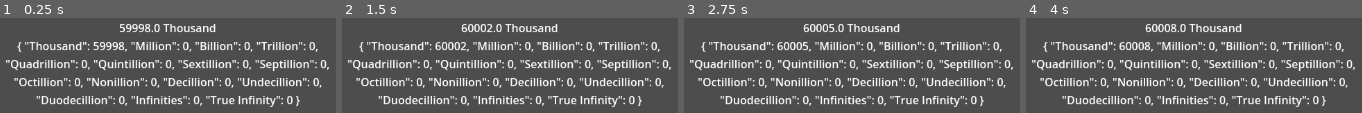
Above: before the commit, frames 1-4 (left to right).
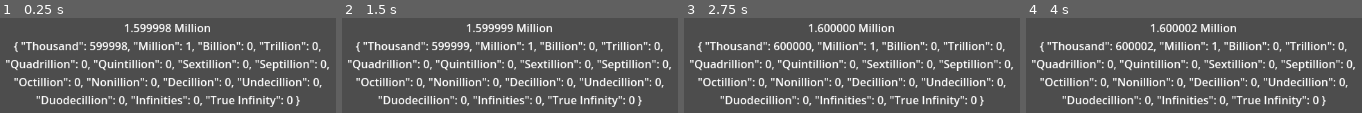
Above: after the commit, the same moments.

Repository: JComeaux444/idlenumbertest
Game: Godot game, scene res://Main.tscn
The game is run twice, just before and just after one commit, with the same random seed, the same clock (stepped at 60 frames per second) and the same inputs. The project has no main scene, so this scene is started directly.
Inputs:
- Up to frame 1 (0.25 s): no input
- Up to frame 2 (1.5 s): tap Enter at 0.5 s; tap Space at 1.25 s
- Up to frame 3 (2.75 s): tap Enter at 2 s
- Up to frame 4 (4 s): tap Space at 2.75 s; tap Enter at 3.5 s

The runs differ from the first frame. In frame 1, 6.1% of the frame differs, in the area x 4-96%, y 6-36%; in frame 2, 6.1%; in frame 3, 6.2%; in frame 4, 6.2%.

Commit message:
Fixed canBuy checker. Added spendGold function

Diff:
--- a/Main.tscn
+++ b/Main.tscn
@@ -7,7 +7,6 @@
 
 [node name="Timer" type="Timer" parent="."]
 process_callback = 0
-wait_time = 0.364
 autostart = true
 
 [node name="TestLabel" type="Label" parent="."]
--- a/goldMethods.gd
+++ b/goldMethods.gd
@@ -5,8 +5,8 @@
 # Thousands handles 0-999999 so players can spend ex: 234, gold on random items
 var gold = {
 
-	"Thousand" : 59998,
-	"Million" : 0,
+	"Thousand" : 599998,
+	"Million" : 1,
 	"Billion" : 0,
 	"Trillion" : 0,
 	"Quadrillion" : 0,
@@ -71,7 +71,10 @@
 			largestNumAt = num
 
 
-	gold_text_formatted = str(gold.values()[largestNumAt],".",
+	if largestNumAt == 0:
+		gold_text_formatted = str(gold.values()[largestNumAt])
+	else:
+		gold_text_formatted = str(gold.values()[largestNumAt],".",
 						gold.values()[largestNumAt-1]," ",keyNow)
 
 	#^^^^^^^^^^^^^
@@ -135,41 +138,90 @@
 
 	_update_goldText()
 
-# Not working as intended, need to find a way to prevent overlap
+# Only call in UI / onclick of buying an object to confirm if user can afford
+#
 func canBuy(cost : Dictionary = {}):
 
 	if !cost.is_empty():
 		if cost.size() == 1:
+			# current order of magnitude we are at
 			var oom = cost.keys()[0]
+			# if gold at oom is >= cost we can buy the thing
 			if gold[oom] >= cost[oom]:
 				return true;
 			else:
-				var passedprevOOM = false
+				#otherwise we check if there is a bigger oom to grab from
+				var passedprevOOM = false;
 				for name in gold_name:
+					#make sure we only grab from a bigger oom
 					if passedprevOOM:
+						# gold found at the bigger oom
 						if gold[name] > 0:
-							return true
+							# in here we should deincriment the gold (will cause temp overflow)
+							# and run this again if we have a larger oom to check too.
+							#
+							deIncGold();
+							return true;
 					if name == oom:
 						passedprevOOM = true;
 				return false;
 
 
 		else:
-			print( "Can buy 0 ",canBuy( {cost.keys()[0] : cost.values()[0]}) )
+			var smaller = false;
+			var bigger = true;
+
+			# should check the smaller oom first
+			print(gold_name.find(cost.keys()[0])," ",gold_name.find(cost.keys()[1]))
+			if gold_name.find(cost.keys()[0]) < gold_name.find(cost.keys()[1]):
+				smaller = canBuy( {cost.keys()[0] : cost.values()[0]} )
+				bigger = canBuy( {cost.keys()[1] : cost.values()[1]} )
+			else:
+				smaller = canBuy( {cost.keys()[1] : cost.values()[1]} )
+				bigger = canBuy( {cost.keys()[0] : cost.values()[0]} )
+
+			#Here is where we should call overflow to fix the dictionary, since
+			# we may call this function many times when a UI is opened
+			goldOverCheck()
+			print( "Can buy smaller? ",smaller )
 			print({cost.keys()[0] : cost.values()[0]})
-			print( "Can buy 1 ",canBuy( {cost.keys()[1] : cost.values()[1]}) )
+			print( "Can buy bigger? ",bigger )
 			print({cost.keys()[1] : cost.values()[1]})
-			return ( canBuy( {cost.keys()[0] : cost.values()[0]} ) && canBuy( {cost.keys()[1] : cost.values()[1]} ) )
+			return (  smaller && bigger  )
 
 	pass
 
+
+func spendGold(spend : Dictionary = {}):
+	if !spend.is_empty():
+		gold[spend.keys()[0]] -= spend.values()[0];
+
+func deIncGold():
+	var index = 0;
+	# index 0 is Thousand, inc by 1,000,000
+	# index 13 is Infinities, inc by 1,000,000 too
+	# index 14 is True Infinity, let that be a normal int, if it overflows
+	# 99.99% user cheated
+	for name in gold:
+		if index == largestNumAt:
+			gold[name] -= 1;
+			break;
+		if index == 0:
+			gold[name] += 1000000;
+		elif index == 13:
+			gold[name] += 1000000
+		elif index == 14:
+			pass
+		else:
+			gold[name] += 999
+		index += 1;
 
 # Below is a test of how each entity would call goldOverCheck()
 # add gold to gold dict, then overflow check. Each entity may have a timer,
 # or check for a global one.
 func _on_timer_timeout() -> void:
 	#print("hello " , curTime)
-	print("Can I buy something for 600k and 1M? ", canBuy({"Thousand":600000}) )
+	print("Can I buy something for 600k and 1M? ", canBuy({"Thousand":600000,"Million":1}) )
 	print(gold)
 	gold["Thousand"] += 1;
 	gold["Million"] += 0;
